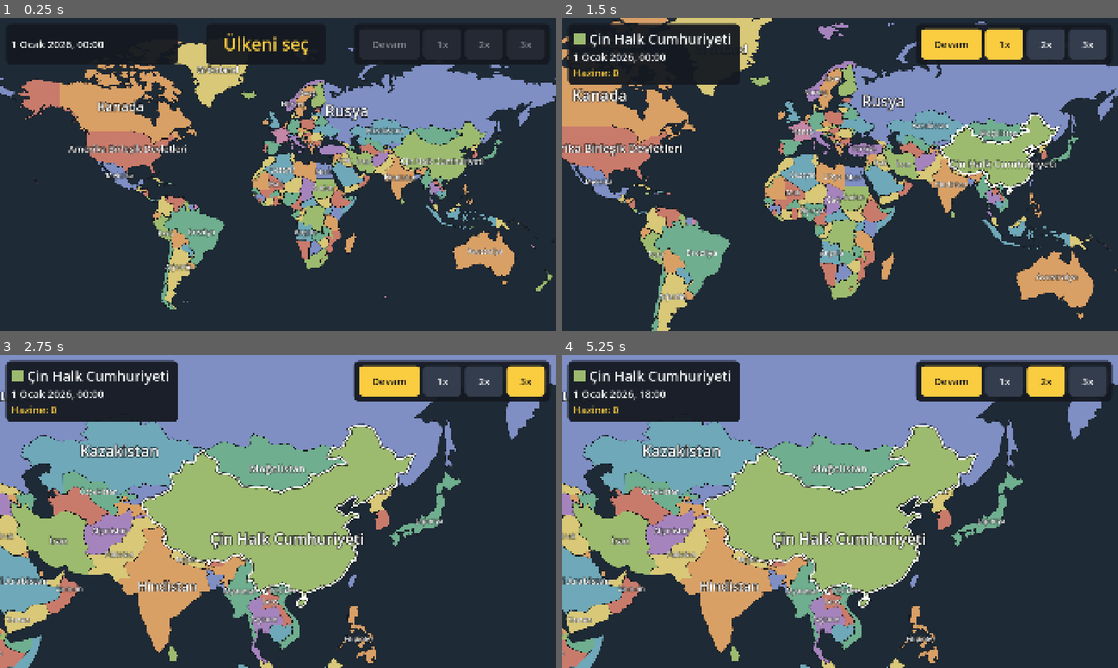
Above: before the commit, frames 1-4 (two rows, left to right).
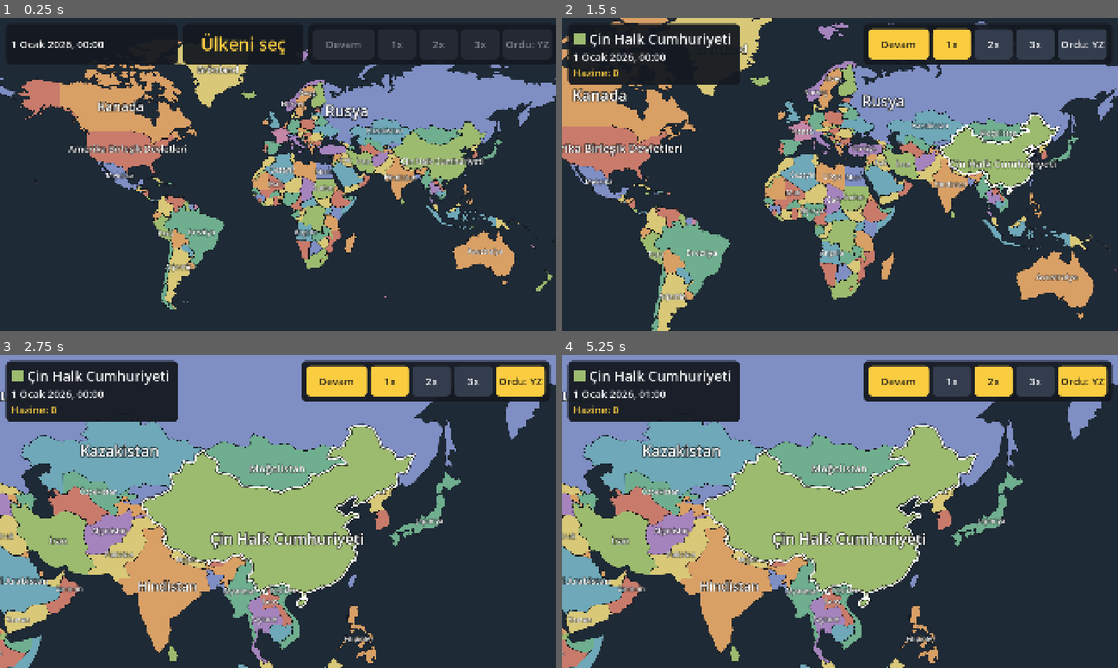
Above: after the commit, the same moments.

Repository: mem1nce/Strategy
Game: Godot game, scene res://scenes/main.tscn
Same seed, same stepped clock (60 frames per second), same inputs: the game is played once before the commit and once after it.
Inputs (mouse positions are in pixels of both pictures, inside the frame that each line leads up to):
- Up to frame 1 (0.25 s): no input
- Up to frame 2 (1.5 s): tap Enter at 0.5 s; move the mouse to (962, 158) at 0.52 s; click (962, 158) at 0.67 s; click "Bu ülkeyle oyna" at 1.25 s
- Up to frame 3 (2.75 s): click (522, 380) at 2 s, where only the run after the commit has a clickable "Ordu: YZ"
- Up to frame 4 (5.25 s): click "Devam" at 2.75 s; click "Durdur" at 3.5 s; click "1x" at 4.25 s; click "2x" at 5 s

The runs differ from the first frame. In frame 1, 1.1% of the frame differs, in the area x 32-99%, y 4-15%; in frame 2, 2.5%; in frame 3, 2.4%; in frame 4, 4.4%, in the area x 13-99%, y 1-15%.

Commit message:
"Ordumu yapay zekâ yönetsin" anahtarı; E) YAPAY ZEKÂ tamamen bitti
Oyun.yz_oyuncuyu_yonetsin açıkken _yapay_zekayi_isle() oyuncunun ülkesini
atlamaz, aynı barış/savaş karar fonksiyonları oyuncu için de çalışır.
Üst çubukta "Ordu: YZ" aç/kapa düğmesi eklendi; tercih kayıtta saklanır
ve yüklenirken düğme durumu senkronlanır. 3 yeni sınama (88/88 geçiyor);
ekran görüntüsüyle doğrulandı.

Co-Authored-By: Claude Sonnet 5 <noreply@anthropic.com>

Diff:
--- a/scripts/arayuz/arayuz.gd
+++ b/scripts/arayuz/arayuz.gd
@@ -16,6 +16,8 @@
 signal baris_istendi(ulke_id: String)
 ## Oyuncu zafer/kaybetme bildirimini kapattığında yayılır.
 signal sonuc_kapatildi
+## Oyuncu "Ordu: YZ" düğmesini açıp kapadığında yayılır.
+signal yz_yonetimi_degisti(acik: bool)
 
 ## Kaybetme başlığının rengi (üzüntü/tehlike).
 const KAYBETME_RENGI: Color = Color("#e05b5b")
@@ -52,6 +54,7 @@
 
 	_ust_cubuk = UstCubuk.new()
 	dikey.add_child(_ust_cubuk)
+	_ust_cubuk.yz_yonetimi_degisti.connect(func(acik: bool) -> void: yz_yonetimi_degisti.emit(acik))
 
 	var bosluk: Control = Control.new()
 	bosluk.size_flags_vertical = Control.SIZE_EXPAND_FILL
@@ -116,6 +119,11 @@
 	_ust_cubuk.hazineyi_goster(miktar)
 
 
+## "Ordu: YZ" düğmesinin durumunu, sinyal yaymadan ayarlar (kayıttan yüklerken kullanılır).
+func yz_yonetimini_goster(acik: bool) -> void:
+	_ust_cubuk.yz_yonetimini_goster(acik)
+
+
 ## Arayüzü çentik ve yuvarlak köşelerin dışında, güvenli alanın içinde tutar.
 func _guvenli_alani_uygula() -> void:
 	var sol: float = 0.0
--- a/scripts/arayuz/ust_cubuk.gd
+++ b/scripts/arayuz/ust_cubuk.gd
@@ -1,10 +1,14 @@
 class_name UstCubuk
 extends HBoxContainer
 ## Üst çubuk: solda oyuncunun ülkesi ve tarih, ortada "Ülkeni seç" yazısı (seçim
-## yapılana kadar), sağda durdur/devam ve hız düğmeleri.
+## yapılana kadar), sağda durdur/devam, hız ve "Ordu: YZ" düğmeleri.
 ## Zaman yöneticisini (Zaman) okur ve düğmelerle ona emir verir.
 
+## "Ordu: YZ" açılıp kapandığında yayılır.
+signal yz_yonetimi_degisti(acik: bool)
+
 const SOL_PANEL_GENISLIGI: float = 560.0
+const YZ_DUGMESI_BOYUTU: Vector2 = Vector2(170.0, 104.0)
 
 var _ulke_sirasi: HBoxContainer = null
 var _ulke_rengi: ColorRect = null
@@ -14,6 +18,7 @@
 var _secim_yazisi: PanelContainer = null
 var _durdur: Button = null
 var _hiz_dugmeleri: Array[Button] = []
+var _yz_yonetimi: Button = null
 
 
 func _ready() -> void:
@@ -115,6 +120,10 @@
 		sira.add_child(dugme)
 		_hiz_dugmeleri.append(dugme)
 
+	_yz_yonetimi = _dugme_olustur("Ordu: YZ", YZ_DUGMESI_BOYUTU)
+	_yz_yonetimi.pressed.connect(_yz_yonetimi_basildi)
+	sira.add_child(_yz_yonetimi)
+
 
 func _dugme_olustur(metin: String, boyut: Vector2) -> Button:
 	var dugme: Button = Button.new()
@@ -135,6 +144,15 @@
 	_yenile()
 
 
+func _yz_yonetimi_basildi() -> void:
+	yz_yonetimi_degisti.emit(_yz_yonetimi.button_pressed)
+
+
+## "Ordu: YZ" düğmesinin durumunu, sinyal yaymadan ayarlar (kayıttan yüklerken kullanılır).
+func yz_yonetimini_goster(acik: bool) -> void:
+	_yz_yonetimi.set_pressed_no_signal(acik)
+
+
 func _saat_gecti(_toplam_saat: int) -> void:
 	_tarih.text = Zaman.tarih_metni()
 
@@ -149,3 +167,4 @@
 	for i: int in _hiz_dugmeleri.size():
 		_hiz_dugmeleri[i].set_pressed_no_signal(Zaman.hiz == i + 1 and not Zaman.kilitli)
 		_hiz_dugmeleri[i].disabled = Zaman.kilitli
+	_yz_yonetimi.disabled = Zaman.kilitli
--- a/scripts/main.gd
+++ b/scripts/main.gd
@@ -64,10 +64,12 @@
 	_arayuz.yarisini_ayir_istendi.connect(_yarisini_ayir_istendi)
 	_arayuz.savas_istendi.connect(_savas_istendi)
 	_arayuz.baris_istendi.connect(_baris_istendi)
+	_arayuz.yz_yonetimi_degisti.connect(func(acik: bool) -> void: _oyun.yz_oyuncuyu_yonetsin = acik)
 
 	if not kayit.is_empty() and _oyun.oyuncu_secildi_mi():
 		_oyuncu_secildi(_oyun.oyuncu_ulkesi)
 		Zaman.durumu_uygula(kayit["zaman_durumu"])
+		_arayuz.yz_yonetimini_goster(_oyun.yz_oyuncuyu_yonetsin)
 
 	print("Dünya yüklendi: %d ülke, %d bölge, %d çokgen, üçgenlenemeyen %d." % [
 		dunya.ulke_listesi.size(), dunya.bolge_listesi.size(), dunya.cokgenler.size(),
--- a/scripts/sim/oyun.gd
+++ b/scripts/sim/oyun.gd
@@ -87,6 +87,9 @@
 var insa_kuyruklari: Dictionary[String, Array] = {}
 ## oyun_kazanildi tekrar tekrar yayılmasın diye.
 var _zafer_kazanildi: bool = false
+## Açıksa, oyuncunun ülkesi de (barışta kurma, savaşta saldırma, savaş ilanı) aynı yapay
+## zekâ tarafından yönetilir.
+var yz_oyuncuyu_yonetsin: bool = false
 
 
 func _init(yeni_dunya: Dunya) -> void:
@@ -570,13 +573,16 @@
 	return dunya.ulkeler.get(bolge.id.split("_")[0])
 
 
-## Her saat çağrılır; o saat "düşünme sırası" gelen (oyuncu olmayan, elenmemiş) her ülke
-## bir karar verir. Ülkeler saatlere yayılmıştır (bkz. _ulkenin_dusunme_saati) ki hepsi
-## aynı karede düşünmeye çalışıp yığılma yapmasın; her ülke günde tam bir kez düşünür.
+## Her saat çağrılır; o saat "düşünme sırası" gelen (elenmemiş) her ülke bir karar verir.
+## Ülkeler saatlere yayılmıştır (bkz. _ulkenin_dusunme_saati) ki hepsi aynı karede
+## düşünmeye çalışıp yığılma yapmasın; her ülke günde tam bir kez düşünür. Oyuncunun ülkesi,
+## "ordumu yapay zekâ yönetsin" (yz_oyuncuyu_yonetsin) açık değilse atlanır.
 func _yapay_zekayi_isle(su_anki_saat: int) -> void:
 	var saat_dilimi: int = su_anki_saat % 24
 	for ulke: Ulke in dunya.ulke_listesi:
-		if ulke.id == oyuncu_ulkesi or _ulkenin_dusunme_saati(ulke.id) != saat_dilimi:
+		if ulke.id == oyuncu_ulkesi and not yz_oyuncuyu_yonetsin:
+			continue
+		if _ulkenin_dusunme_saati(ulke.id) != saat_dilimi:
 			continue
 		if dunya.ulkenin_bolgeleri(ulke.id).is_empty():
 			continue  # Teslim olmuş; artık yok.
@@ -749,6 +755,7 @@
 		"hazineler": hazineler,
 		"insa_kuyruklari": kuyruk_verisi,
 		"zafer_kazanildi": _zafer_kazanildi,
+		"yz_oyuncuyu_yonetsin": yz_oyuncuyu_yonetsin,
 	}
 
 
@@ -799,3 +806,4 @@
 		insa_kuyruklari[ulke_id] = liste
 
 	_zafer_kazanildi = bool(veri.get("zafer_kazanildi", false))
+	yz_oyuncuyu_yonetsin = bool(veri.get("yz_oyuncuyu_yonetsin", false))
--- a/tests/sim/kayit_testi.gd
+++ b/tests/sim/kayit_testi.gd
@@ -148,6 +148,21 @@
 	return ""
 
 
+func sina_kaydedip_yuklemek_yz_yonetimini_korur() -> String:
+	_kayit_dosyasini_sil()
+	var oyun: Oyun = _kurulu_oyun()
+	oyun.yz_oyuncuyu_yonetsin = true
+	KayitYoneticisi.kaydet(oyun, {})
+
+	var kayit: Dictionary = KayitYoneticisi.yukle()
+	_kayit_dosyasini_sil()
+	var yeni_oyun: Oyun = _kurulu_oyun()
+	yeni_oyun.kayittan_yukle(kayit["oyun_verisi"])
+	if not yeni_oyun.yz_oyuncuyu_yonetsin:
+		return "'Ordumu yapay zekâ yönetsin' tercihi yüklendikten sonra korunmalı."
+	return ""
+
+
 func sina_surum_uyusmazsa_yukle_bos_sozluk_doner() -> String:
 	_kayit_dosyasini_sil()
 	var dosya: FileAccess = FileAccess.open(KayitYoneticisi.KAYIT_DOSYASI, FileAccess.WRITE)
--- a/tests/sim/yapay_zeka_testi.gd
+++ b/tests/sim/yapay_zeka_testi.gd
@@ -27,6 +27,19 @@
 	oyun._yapay_zekayi_isle(dusunme_saati)
 	if not (oyun.insa_kuyruklari.get("TUR", []) as Array).is_empty():
 		return "Oyuncunun ülkesi için YZ karar vermemeli (oyuncu kendi kontrol eder)."
+	return ""
+
+
+func sina_yz_oyuncuyu_yonetsin_aciksa_oyuncu_da_dusunur() -> String:
+	var oyun: Oyun = _kurulu_oyun()
+	oyun.oyuncuyu_sec("TUR")
+	oyun.yz_oyuncuyu_yonetsin = true
+	oyun.hazineler["TUR"] = 100000.0
+	var dusunme_saati: int = oyun._ulkenin_dusunme_saati("TUR")
+
+	oyun._yapay_zekayi_isle(dusunme_saati)
+	if (oyun.insa_kuyruklari.get("TUR", []) as Array).is_empty():
+		return "'Ordumu yapay zekâ yönetsin' açıkken oyuncu için de karar verilmeli."
 	return ""
 
 
Not shown, changed: DEVAM.md
Not shown, changed: TASARIM.md
